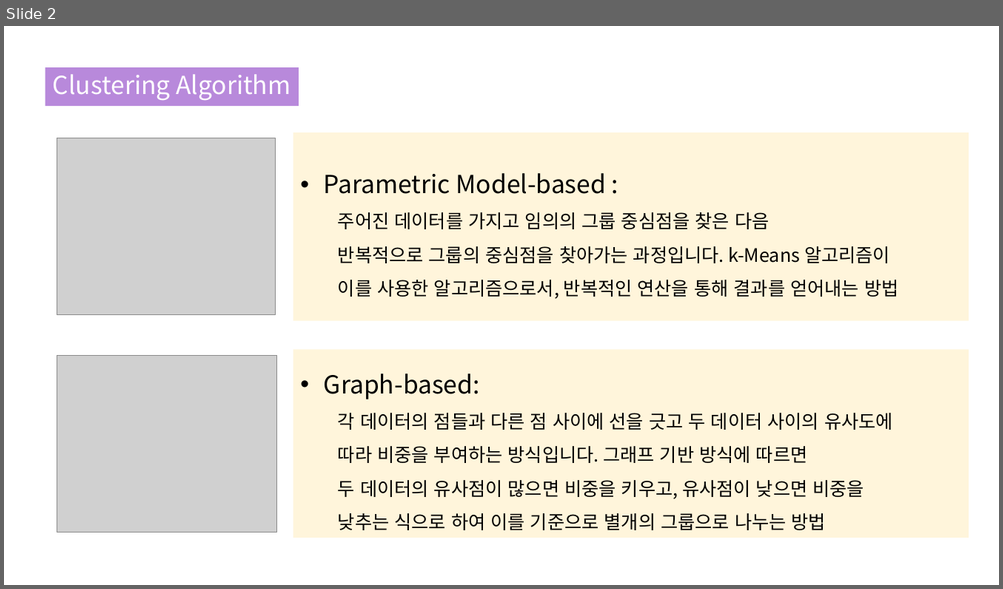
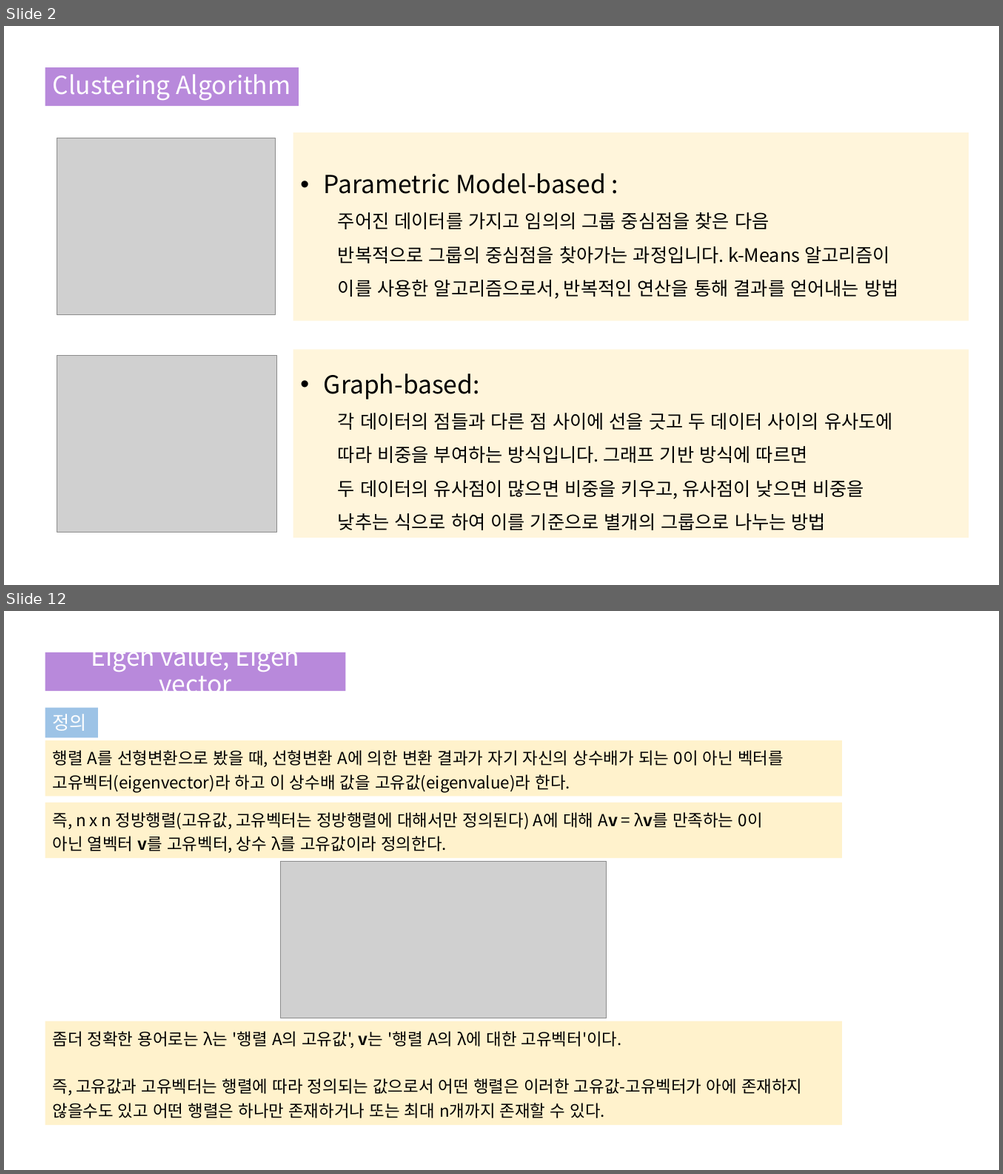
Before and after one commit to Blockhead4/Python-Project, a slide deck: Purrsong/Spectral Clustering_190822.pptx. Shown one above the other, each under a label of ours: slide 2 before the commit, slides 2 and 12 after it; the slides between them are not shown. The pictures are 1003x589 and 1003x1174 pixels, drawn with LibreOffice and Linux fonts; fonts in the diff are those of the drawing; grey boxes stand for pictures. Boxes give left, top, right and bottom in pixels: in the first picture for what was removed or moved away, otherwise in the second. Text is boxed around its words. In the diff, an @@ line names an element or a change of style, - is before the commit and + after.

```diff
--- a/Purrsong/Spectral Clustering_190822.pptx
+++ b/Purrsong/Spectral Clustering_190822.pptx
@@ slide 12 added at [4,611,999,1170], background #FFFFFF @@
@@ rectangle added at [45,652,345,692], fill #B889DB, 24 pt, text #FFFFFF @@
+Eigen value, Eigen vector
@@ rectangle added at [45,708,98,738], fill #9DC3E6, 18 pt, text #FFFFFF @@
+정의
@@ group added at [45,741,842,1125]: 3 rectangles, 1 picture @@
+행렬 A를 선형변환으로 봤을 때, 선형변환 A에 의한 변환 결과가 자기 자신의 상수배가 되는 0이 아닌 벡터를 고유벡터(eigenvector)라 하고 이 상수배 값을 고유값(eigenvalue)라 한다.
+즉, n x n 정방행렬(고유값, 고유벡터는 정방행렬에 대해서만 정의된다) A에 대해 Av = λv를 만족하는 0이 아닌 열벡터 v를 고유벡터, 상수 λ를 고유값이라 정의한다.
+좀더 정확한 용어로는 λ는 '행렬 A의 고유값', v는 '행렬 A의 λ에 대한 고유벡터'이다.
+즉, 고유값과 고유벡터는 행렬에 따라 정의되는 값으로서 어떤 행렬은 이러한 고유값-고유벡터가 아에 존재하지 않을수도 있고 어떤 행렬은 하나만 존재하거나 또는 최대 n개까지 존재할 수 있다.
```
Also in this commit, not shown: 4 slides changed, 12 other slides added, 1 slide removed.
